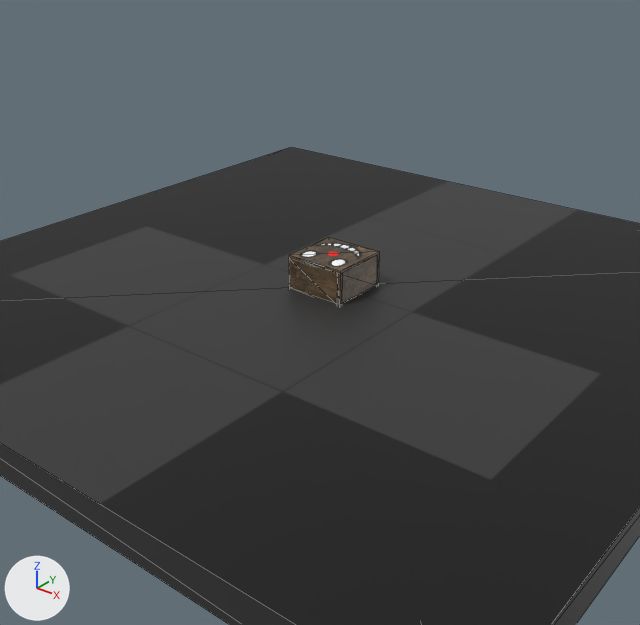
What one commit did to the glTF model assets/models/room.gltf.
Both versions are drawn from a 50 mm camera at (669.0, -866.0, 489.0) aimed at (11.0, -43.0, -21.0). The axes (+X, +Y, +Z) are drawn at lower left. The lights are the same throughout. Mesh edges are drawn as thin lines. Where no turn or scale is listed for an object, it has been applied to the vertices.

The first picture shows 'Ceiling', 'OutsideGround', 'WallBack', 'WallRight'.
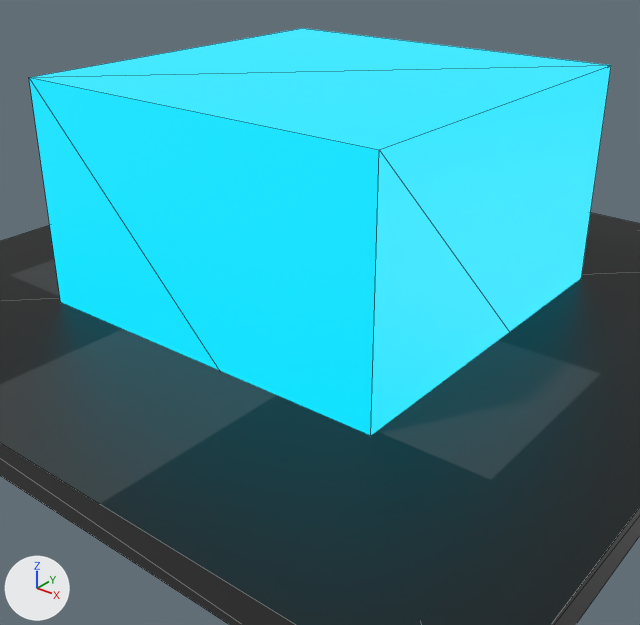
Edits to the bpy script that builds the scene:
```text
Add mat_skyboxmaterial_001:
    mat_skyboxmaterial_001 = principled_material('SkyboxMaterial.001')
    mat_skyboxmaterial_001.base_color = (0.0, 0.0, 0.0)  # black #000000
    mat_skyboxmaterial_001.emission_color = (0.0, 0.75, 1.0)  # cyan #00e1ff
    mat_skyboxmaterial_001.emission_strength = 1.0
Add me_cube_017:
    me_cube_017.from_pydata(...)  # a box spanning x -248.0..248.0, y -248.0..248.0, z -248.0..248.0
    me_cube_017.materials.append(mat_skyboxmaterial_001)  # black #000000
Add ob_skybox:
    ob_skybox = bpy.data.objects.new('Skybox', me_cube_017)
    ob_skybox.location = (2.0, -14.0, 38.0)
```

Location of each change, [x1, y1, x2, y2] in pixels of the pictures (640 x 625 px):
'Skybox', added: after [29, 28, 611, 435]
'Ceiling', unchanged, covered by the edit: before [289, 237, 379, 274]
